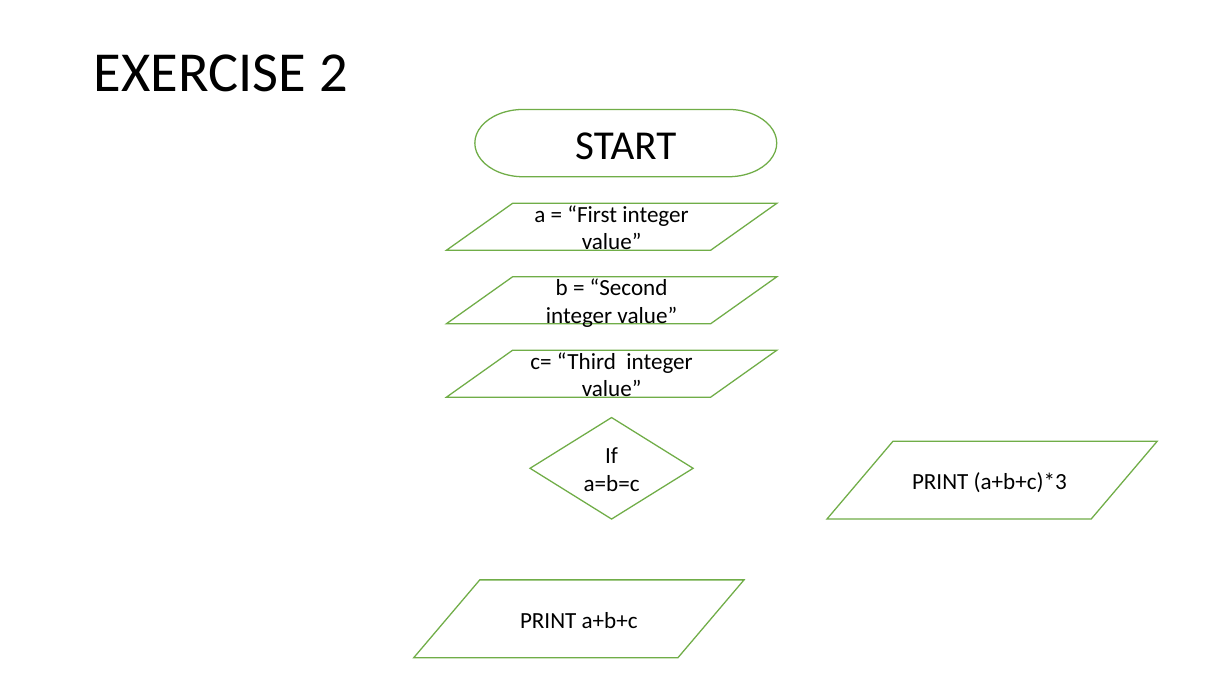
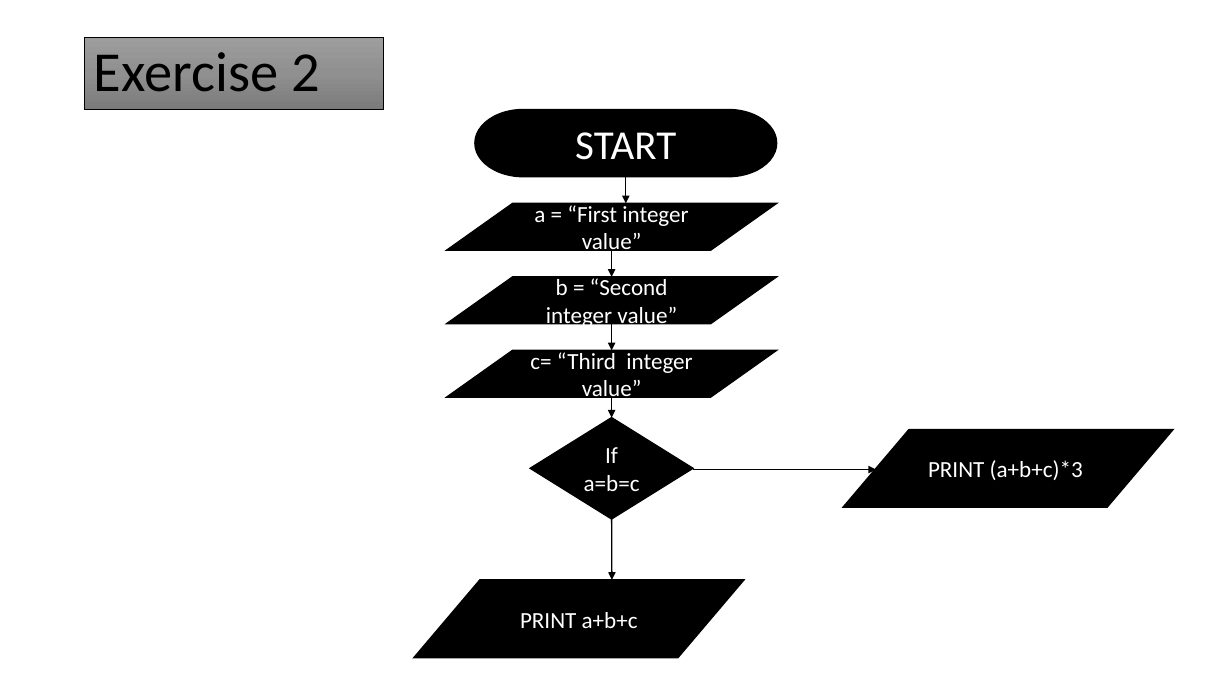
Before and after one commit to Solexi/frontend_course, a slide deck: slide 3 of Sophia's Flowchart.pptx. Drawn at 1232x693 pixels with LibreOffice and Linux fonts; fonts in the diff are those of the drawing. Boxes give left, top, right and bottom in pixels: in the first picture for what was removed or moved away, otherwise in the second. Text is boxed around its words. In the diff, an @@ line names an element or a change of style, - is before the commit and + after.

```diff
--- a/Sophia's Flowchart.pptx
+++ b/Sophia's Flowchart.pptx
@@ title "Exercise 2": place and size @@
-title "Exercise 2" at (94,54,348,92)
+title "Exercise 2" at (85,37,384,109)
@@ title "Exercise 2" at (85,37,384,109): fill none to gradient #9D9D9D to #909090 to #7C7C7C; outline none to #000000 0.5 pt @@
@@ title at (94,52,320,92): text changed @@
-EXERCISE 2
+Exercise 2
@@ arrow added from (626, 177) to (626, 203), #000000 1 pt @@
@@ arrow added from (612, 250) to (612, 277), #000000 1 pt @@
@@ arrow added from (612, 323) to (612, 350), #000000 1 pt @@
@@ arrow added from (612, 397) to (612, 418), #000000 1 pt @@
@@ text colour #000000 to #FFFFFF; fill #FFFFFF to #000000; outline #70AD47 1 pt to #000000 1 pt in 7 elements at (475,109,777,177), (446,203,776,250), (446,277,776,324), (446,350,776,397), (531,418,693,519), (414,580,744,658), (843,430,1173,507) @@
@@ flow chart input output "PRINT (a+b+c)*3": place and size @@
-flow chart input output "PRINT (a+b+c)*3" at (827,442,1157,519)
+flow chart input output "PRINT (a+b+c)*3" at (843,430,1173,507)
@@ arrow added from (693, 470) to (876, 470), #000000 1 pt @@
@@ arrow added from (612, 519) to (612, 580), #000000 1 pt @@
```
Also in this commit, not shown: 3 other slides changed.
